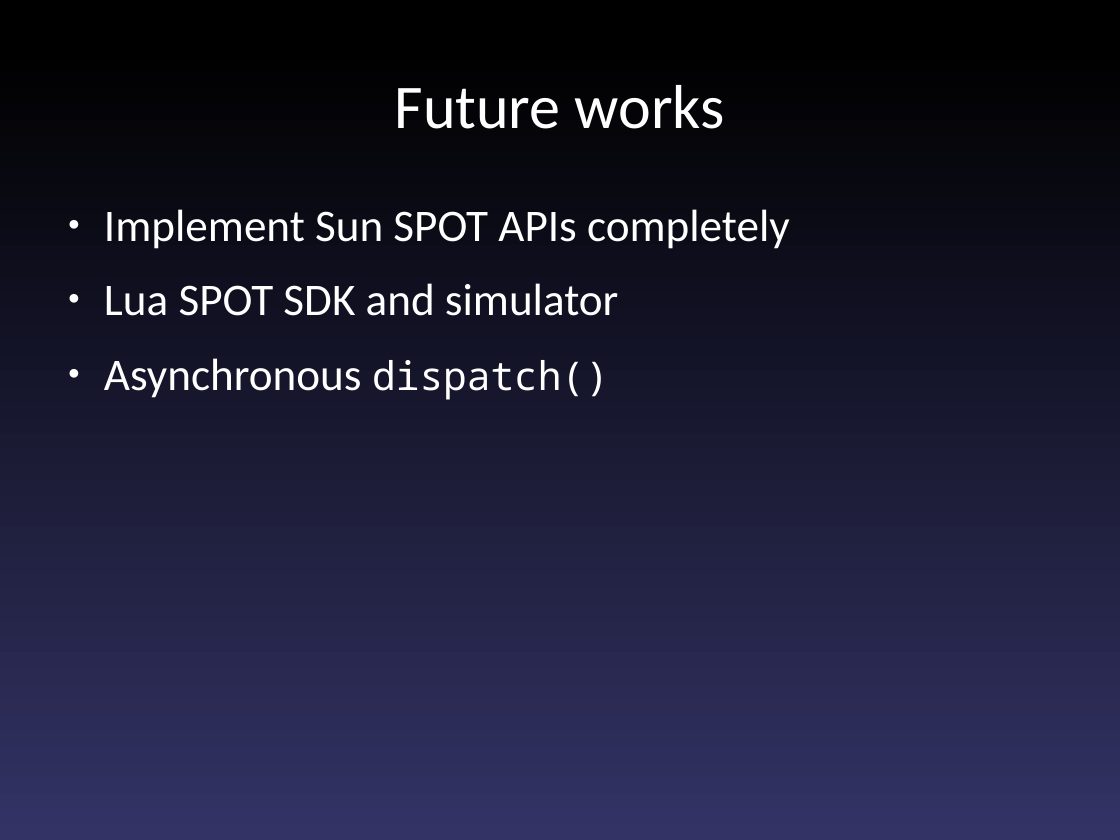
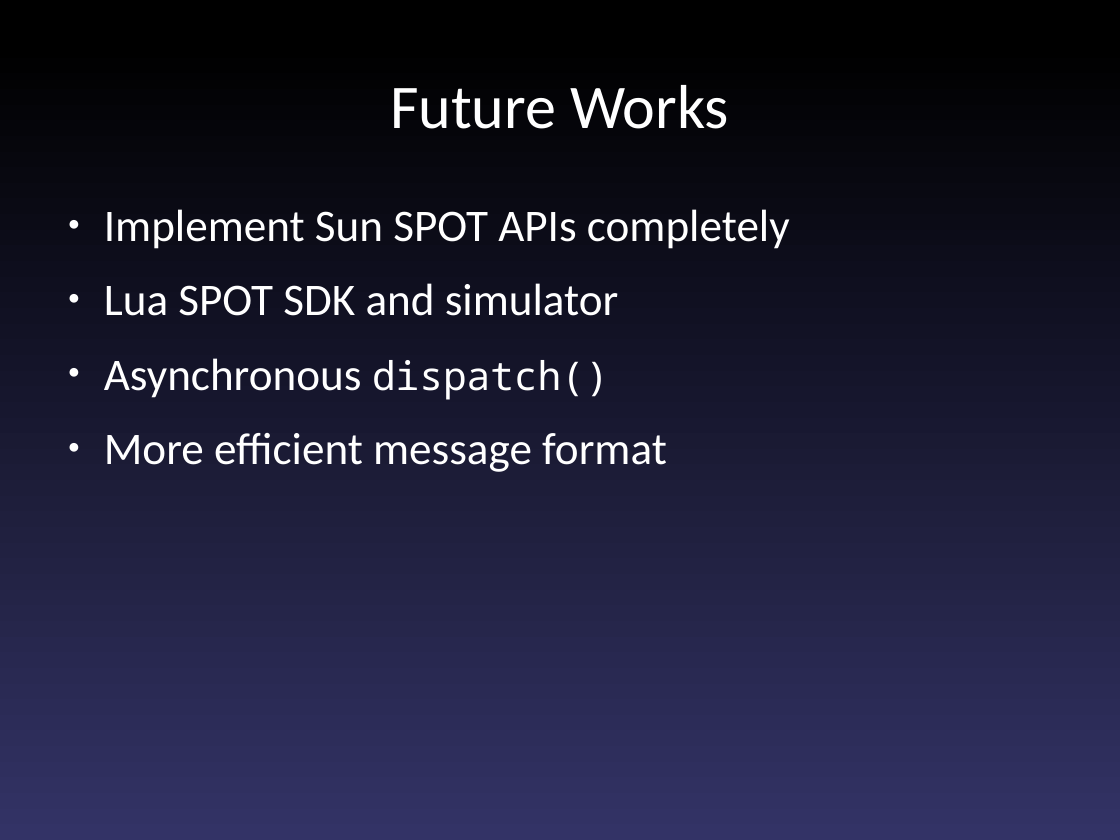
Before and after one commit to fajran/luaspot, a slide deck: slide 13 of doc/presentation/Scriptable Sensor Network.odp. Drawn at 1120x840 pixels with LibreOffice and Linux fonts; fonts in the diff are those of the drawing. Boxes give left, top, right and bottom in pixels: in the first picture for what was removed or moved away, otherwise in the second. Text is boxed around its words. In the diff, an @@ line names an element or a change of style, - is before the commit and + after.

```diff
--- a/doc/presentation/Scriptable Sensor Network.odp
+++ b/doc/presentation/Scriptable Sensor Network.odp
@@ title at [390, 85, 729, 129]: text changed @@
-Future works
+Future Works
@@ text at [104, 433, 667, 472]: paragraph added @@
+● More efficient message format
```
Also in this commit, not shown: 10 other slides changed.
